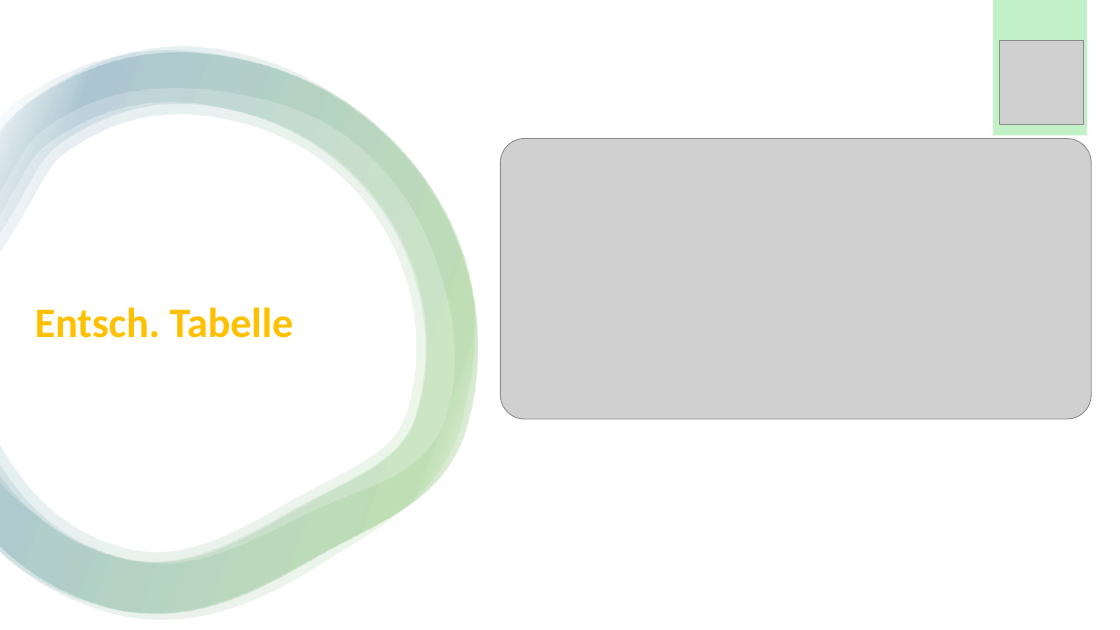
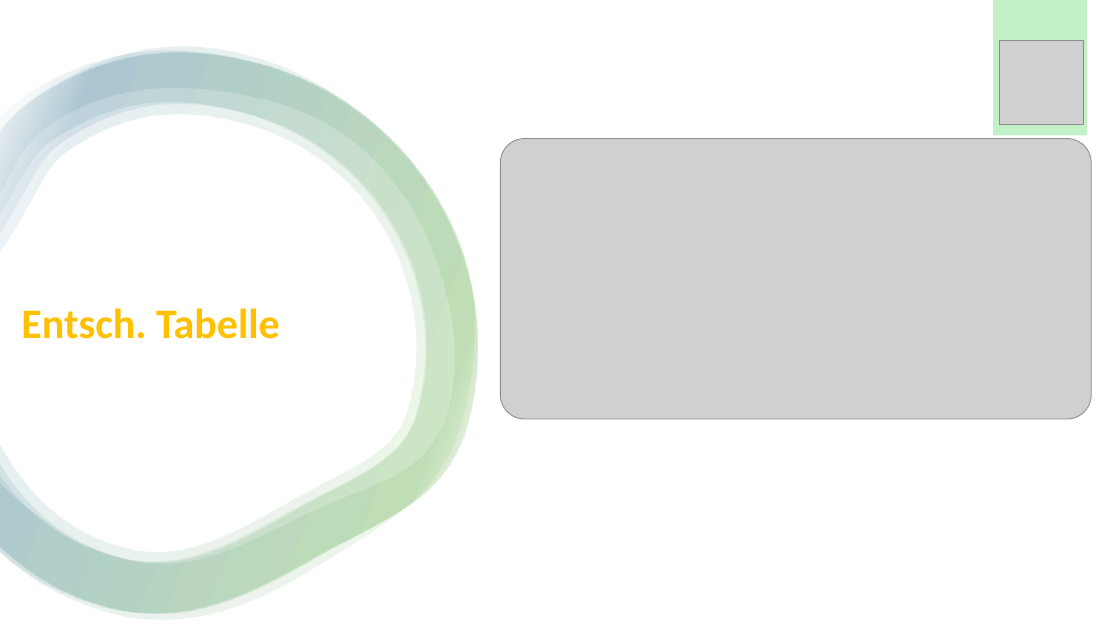
Before and after one commit to Emele-bzra/project-modul431, a slide deck: slide 20 of Material/präsentation_slarachare_games.pptx. Drawn at 1120x630 pixels with LibreOffice and Linux fonts; fonts in the diff are those of the drawing; grey boxes stand for pictures. Boxes give left, top, right and bottom in pixels: in the first picture for what was removed or moved away, otherwise in the second. Text is boxed around its words. In the diff, an @@ line names an element or a change of style, - is before the commit and + after.

```diff
--- a/Material/präsentation_slarachare_games.pptx
+++ b/Material/präsentation_slarachare_games.pptx
@@ title "Entsch. Tabelle" moved from (x1=35, y1=307, x2=294, y2=338) to (x1=21, y1=308, x2=280, y2=339) @@
```
Also in this commit, not shown: 7 other slides changed.
